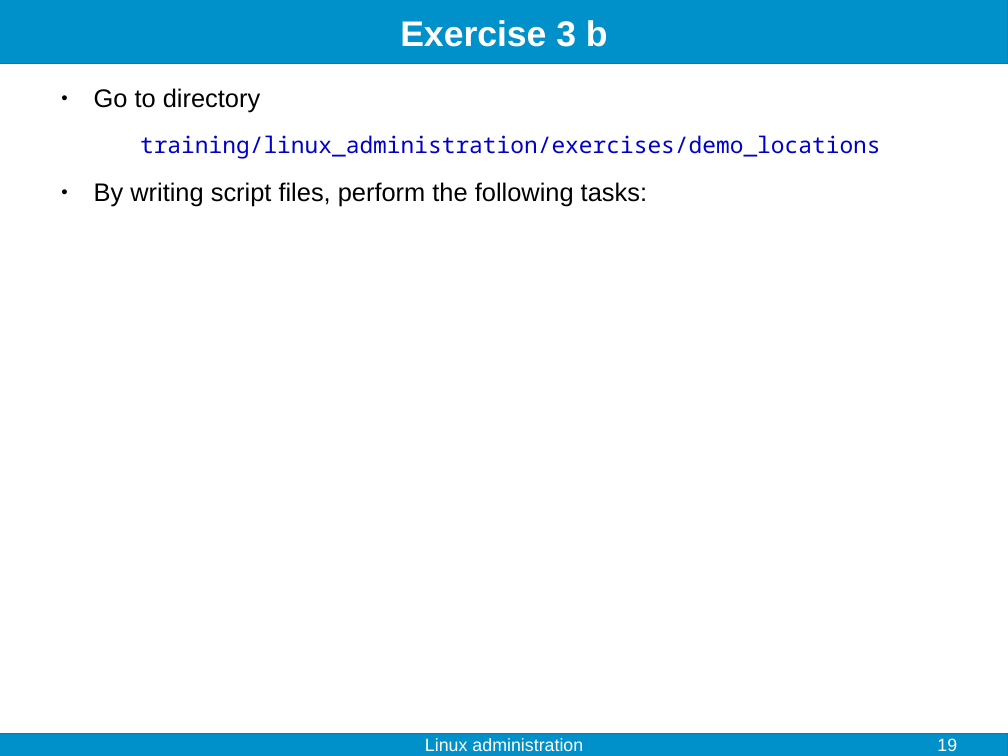
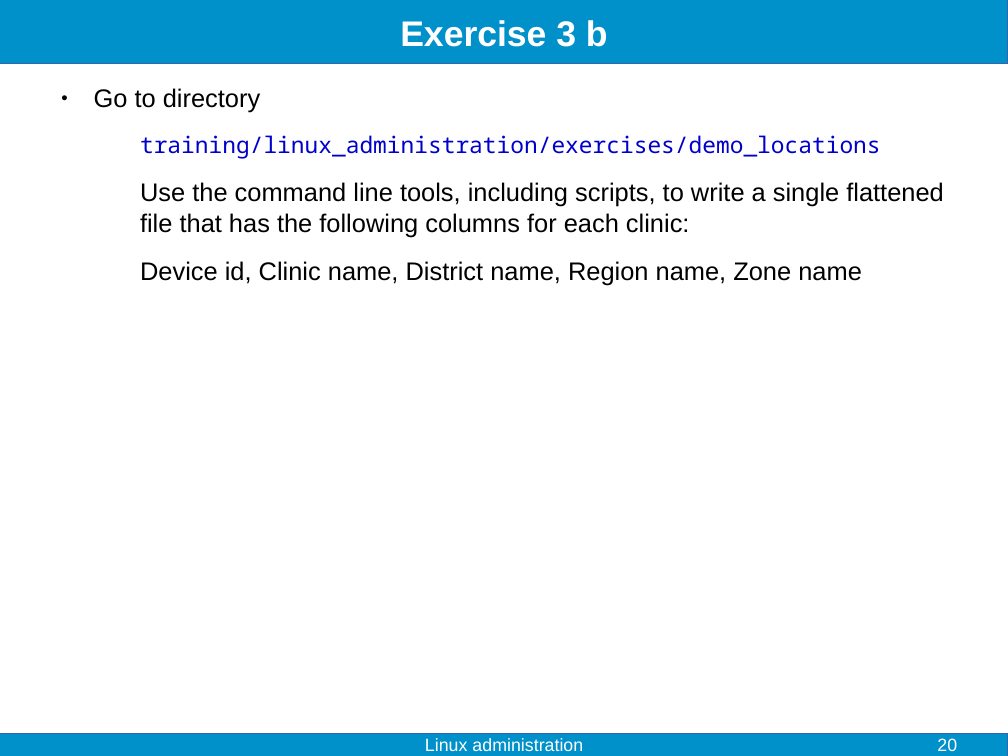
Before and after one commit to fjelltopp/training, a slide deck: slide 20 of linux_administration/linux_administration.odp (slide 19 before the commit). Drawn at 1008x756 pixels with LibreOffice and Linux fonts; fonts in the diff are those of the drawing. Boxes give left, top, right and bottom in pixels: in the first picture for what was removed or moved away, otherwise in the second. Text is boxed around its words. In the diff, an @@ line names an element or a change of style, - is before the commit and + after.

```diff
--- a/linux_administration/linux_administration.odp
+++ b/linux_administration/linux_administration.odp
@@ text at (140, 182, 943, 286): text changed @@
-● By writing script files, perform the following tasks:
+Use the command line tools, including scripts, to write a single flattened file that has the following columns for each clinic:
+Device id, Clinic name, District name, Region name, Zone name
@@ page number at (937, 738, 957, 751): text changed @@
-19
+20
```
Also in this commit, not shown: 4 other slides changed, 1 slide added.
